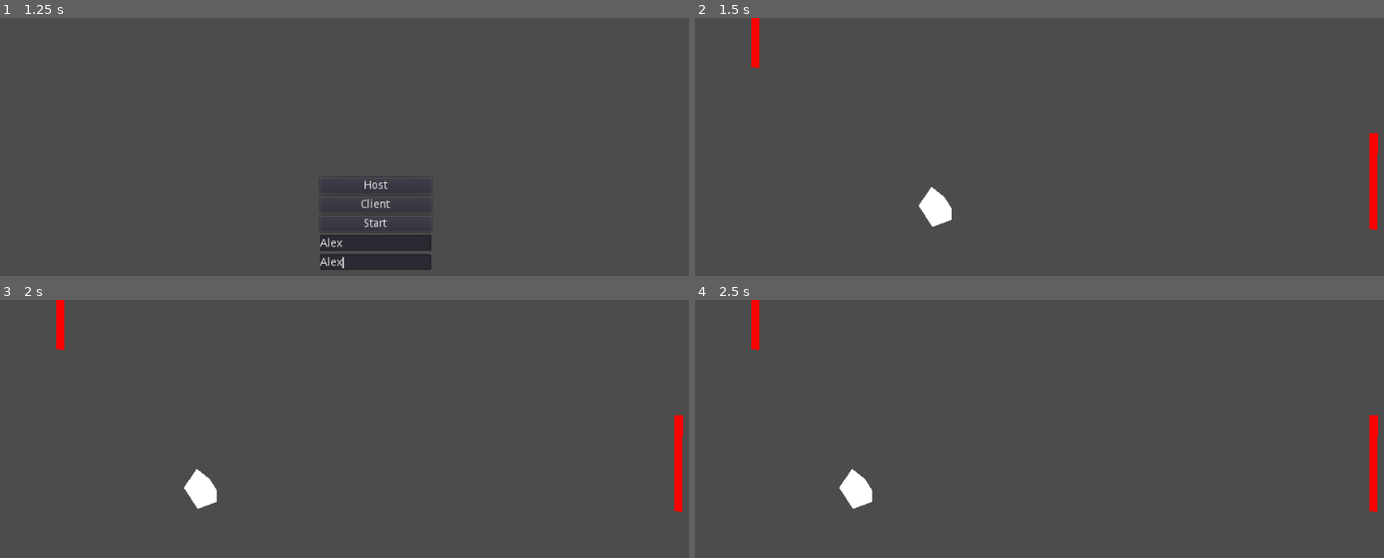
Above: before the commit, frames 1-4 (two rows, left to right).
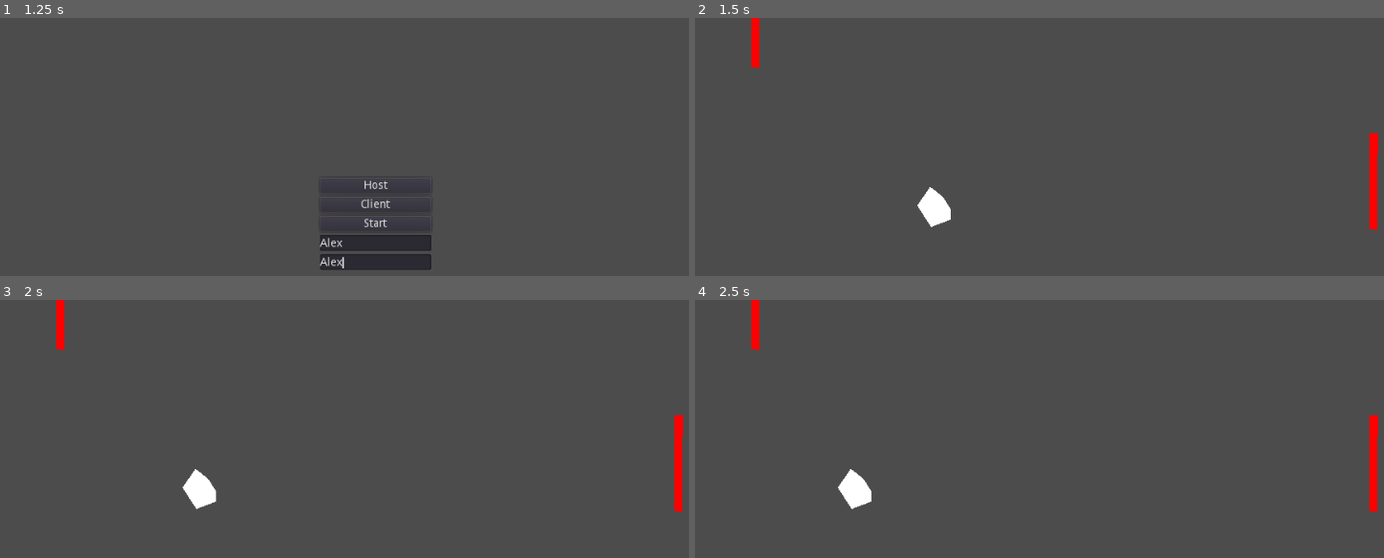
Above: after the commit, the same moments.

Repository: aqk/2d-lighting
Game: Godot game, scene res://main.tscn
Same seed, same stepped clock (60 frames per second), same inputs: the game is played once before the commit and once after it.
Inputs (mouse positions are in pixels of both pictures, inside the frame that each line leads up to):
- Up to frame 1 (1.25 s): click (378, 242) at 0.52 s; type "Alex" at 0.6 s; click (378, 263) at 0.75 s; type "Alex" at 0.83 s
- Up to frame 2 (1.5 s): click "Start" at 1.25 s
- Up to frame 3 (2 s): no input
- Up to frame 4 (2.5 s): no input

Frame 1 is identical in both runs. In frame 2, less than 0.1% of the frame differs, in the area x 32-38%, y 65-82%; in frame 3, 0.1%, in the area x 26-32%, y 65-82%; in frame 4, 0.1%.
Error before the commit: Attempt to call function 'connect' in base 'null instance' on a null instance. (res://Network.gd:60)

Commit message:
Should be passing ball signal

Diff:
--- a/prong/Network.gd
+++ b/prong/Network.gd
@@ -56,8 +56,12 @@
 
 func start_game() -> void:
 	emit_signal("game_started")
-	get_tree().change_scene("res://game.tscn")
-	$Ball.connect("ball_state", self, "_send_ball_state")
+	$"../../Menu".visible = false
+	var game_scene = load("res://game.tscn").instance()
+	$"../../".add_child(game_scene)
+	for ch in game_scene.get_children():
+		if ch.name == "ball":
+			ch.connect("ball_state", self, "_send_ball_state")
 
 func join_game() -> void:
 	#print_debug("Joining game with %s:%s" % (ip_address, server_port))
